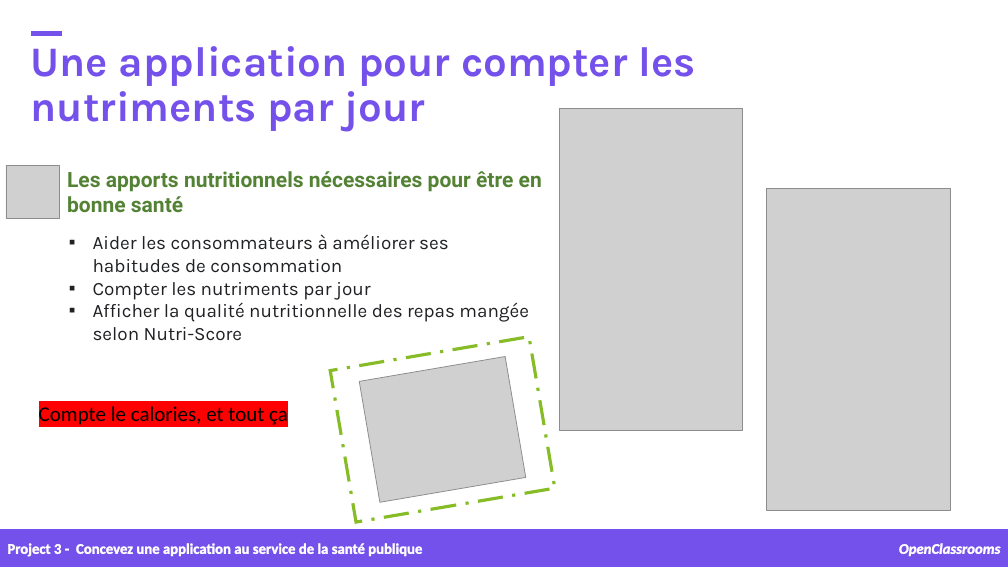
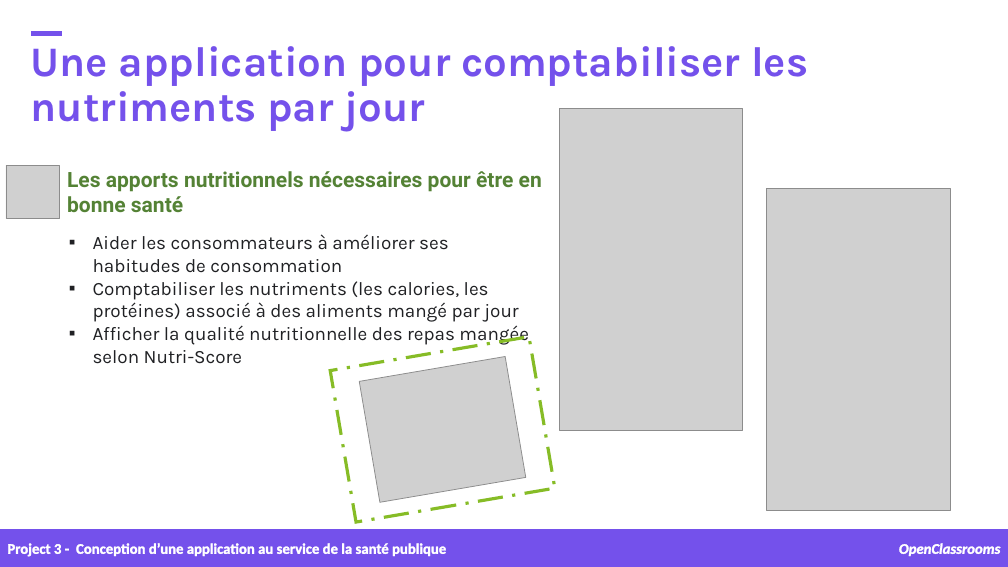
Before and after one commit to samirhinojosa/OC-P3-design-application-public-health, a slide deck: slide 6 of supports/P3_02_presentation v1.pptx. Drawn at 1008x567 pixels with LibreOffice and Linux fonts; fonts in the diff are those of the drawing; grey boxes stand for pictures; background and template pictures are left out. Boxes give left, top, right and bottom in pixels: in the first picture for what was removed or moved away, otherwise in the second. Text is boxed around its words. In the diff, an @@ line names an element or a change of style, - is before the commit and + after.

```diff
--- a/supports/P3_02_presentation v1.pptx
+++ b/supports/P3_02_presentation v1.pptx
@@ text at [31,46,808,132]: text changed @@
-Une application pour compter les nutriments par jour
+Une application pour comptabiliser les nutriments par jour
@@ text at [93,281,518,322]: text changed @@
-▪ Compter les nutriments par jour
+▪ Comptabiliser les nutriments (les calories, les protéines) associé à des aliments mangé par jour
@@ text removed at [39,406,288,425] @@
-Compte le calories, et tout ça
@@ text at [7,543,446,557]: text changed @@
-Project 3 - Concevez une application au service de la santé publique
+Project 3 - Conception d’une application au service de la santé publique
```
Also in this commit, not shown: 33 other slides changed, 1 slide added, 22 other files.
